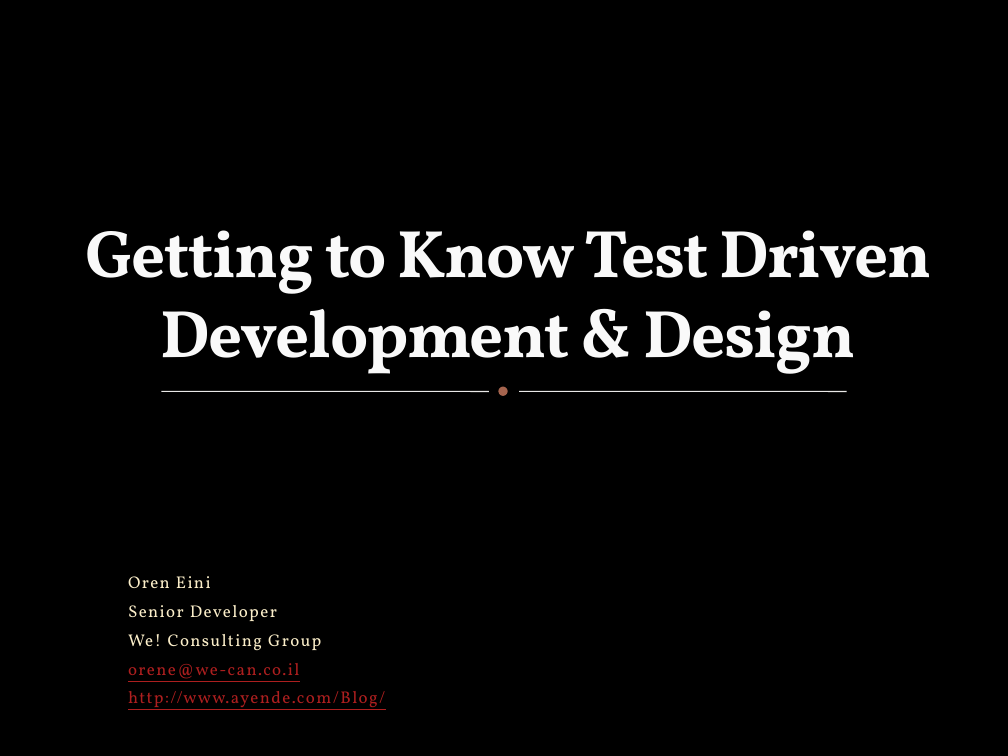
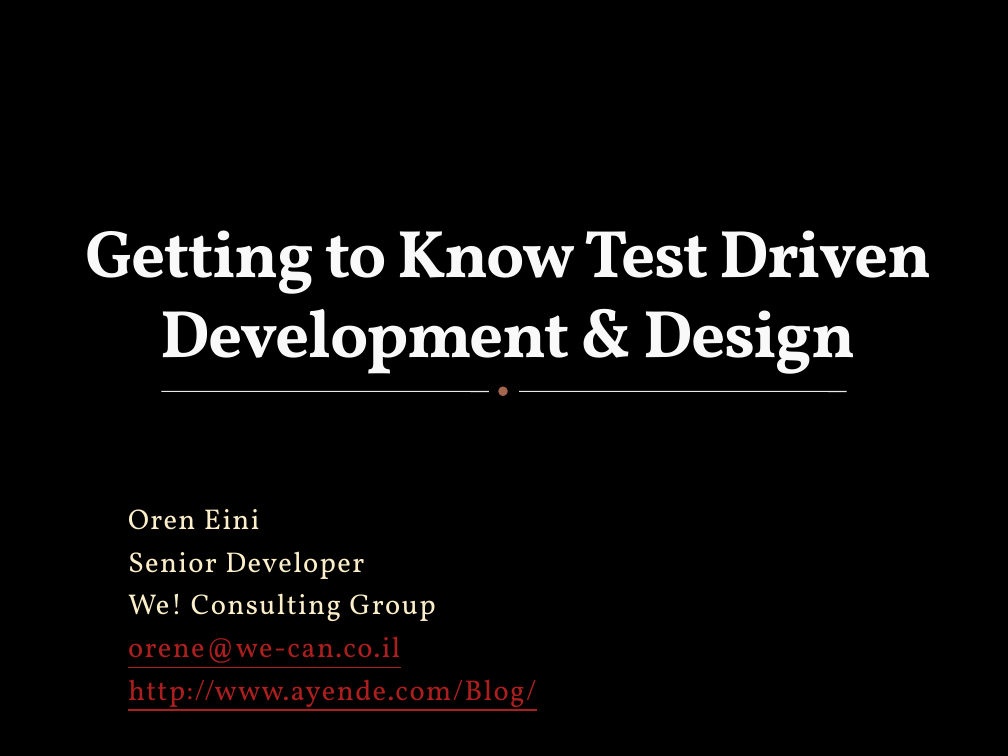
Before and after one commit to codechip/rhino-tools, a slide deck: slide 1 of SampleApplications/GettingStartedUnitTesting/Getting to Know Test Driven Development & Design.pptx. Drawn at 1008x756 pixels with LibreOffice and Linux fonts; fonts in the diff are those of the drawing; background and template pictures are left out. Boxes give left, top, right and bottom in pixels: in the first picture for what was removed or moved away, otherwise in the second. Text is boxed around its words. In the diff, an @@ line names an element or a change of style, - is before the commit and + after.

```diff
--- a/SampleApplications/GettingStartedUnitTesting/Getting to Know Test Driven Development & Design.pptx
+++ b/SampleApplications/GettingStartedUnitTesting/Getting to Know Test Driven Development & Design.pptx
@@ subtitle "Oren Eini": place and size @@
-subtitle "Oren Eini" at <box>128,576,385,710</box>
+subtitle "Oren Eini" at <box>128,509,537,711</box>
@@ subtitle "Oren Eini" at <box>128,509,537,711</box>: size 12.1 to 20.4 pt @@
```
Also in this commit, not shown: 1 other slide changed, 10 other files.
